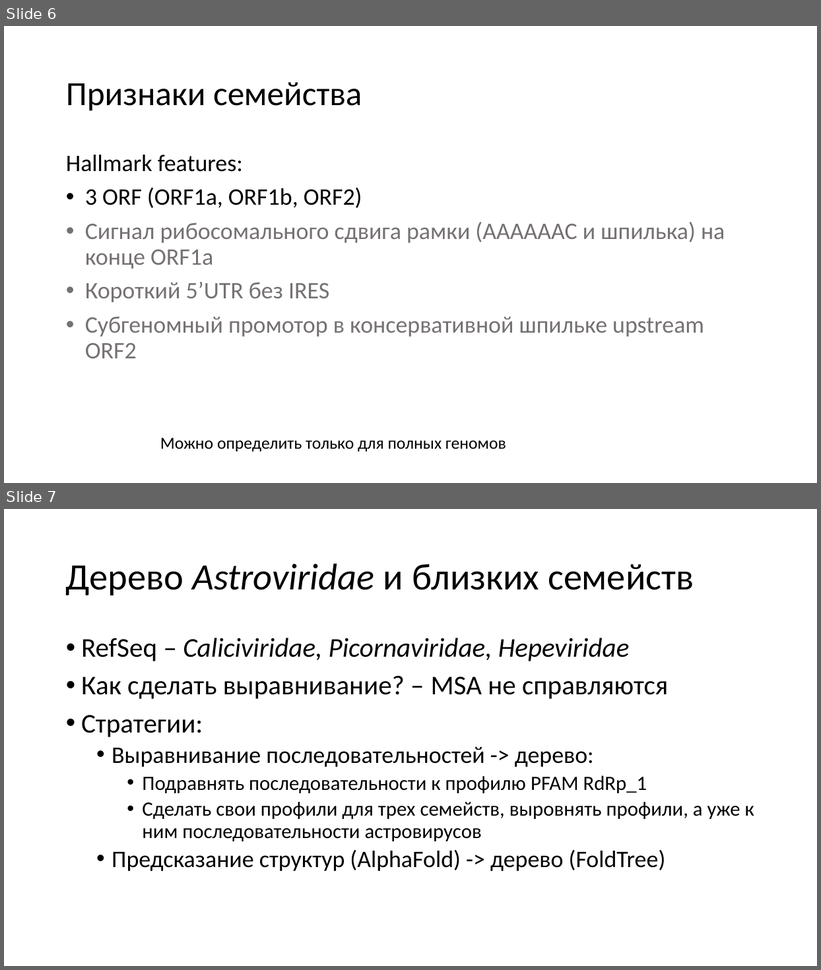
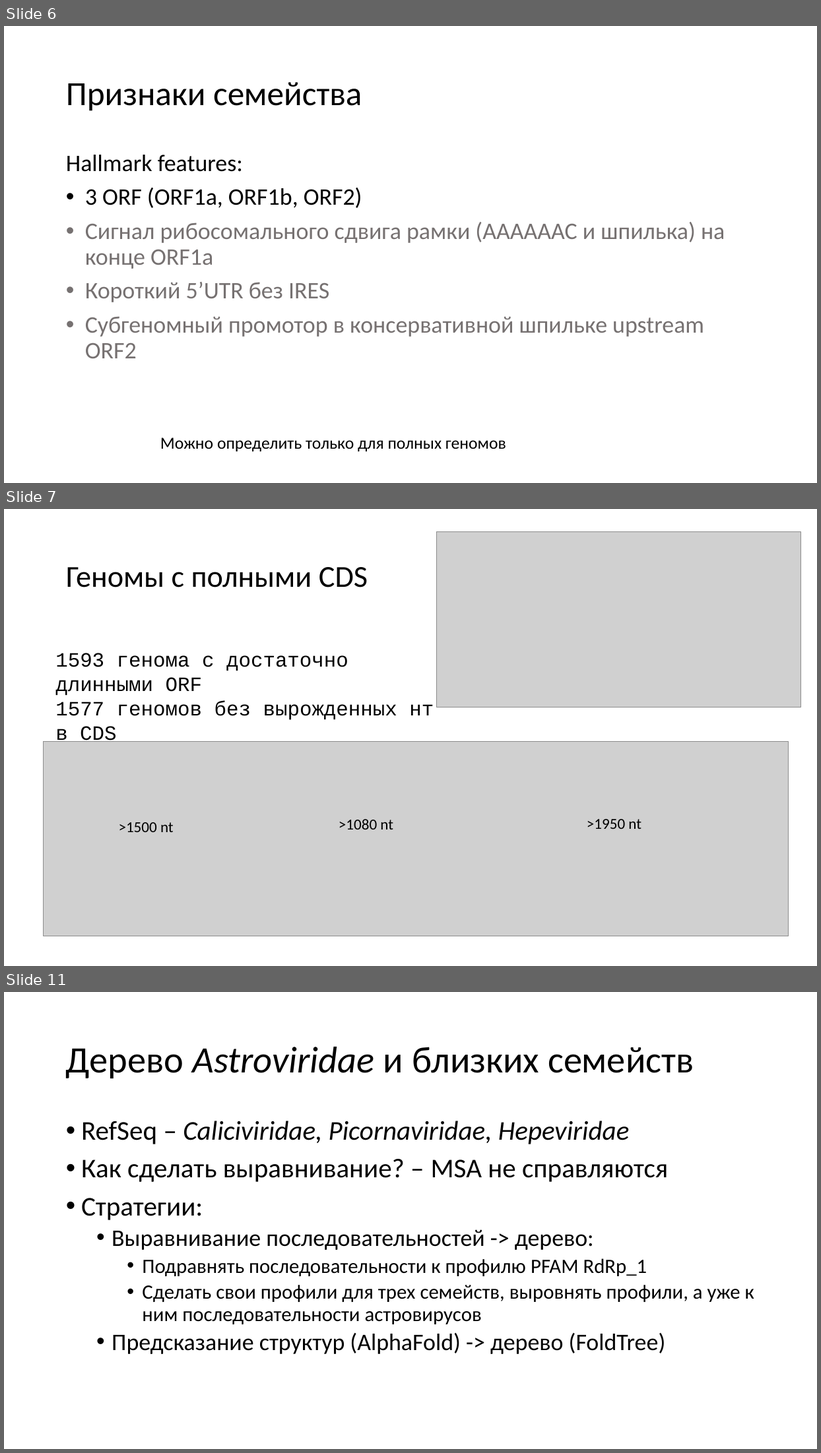
Before and after one commit to v-julia/Astroviridae_analysis, a slide deck: data/presentation/Report.pptx. Shown one above the other, each under a label of ours: slides 6 and 7 before the commit, slides 6, 7 and 11 after it; the slides between them are not shown. The pictures are 821x970 and 821x1453 pixels, drawn with LibreOffice and Linux fonts; fonts in the diff are those of the drawing; grey boxes stand for pictures. Boxes give left, top, right and bottom in pixels: in the first picture for what was removed or moved away, otherwise in the second. Text is boxed around its words. In the diff, an @@ line names an element or a change of style, - is before the commit and + after.

```diff
--- a/data/presentation/Report.pptx
+++ b/data/presentation/Report.pptx
@@ slide 7 added at (4, 509, 817, 966), background #FFFFFF @@
@@ picture added at (436, 531, 801, 707) @@
@@ title added at (66, 567, 368, 588), 36 pt, text #000000 @@
+Геномы с полными CDS
@@ text added at (55, 653, 434, 742), 24 pt, text #000000 @@
+1593 генома с достаточно длинными ORF
+1577 геномов без вырожденных нт в CDS
@@ picture added at (43, 741, 789, 936) @@
@@ text added at (119, 823, 174, 832), 18 pt, text #000000 @@
+>1500 nt
@@ text added at (339, 819, 393, 830), 18 pt, text #000000 @@
+>1080 nt
@@ text added at (587, 819, 642, 829), 18 pt, text #000000 @@
+>1950 nt
@@ what was slide 7 is now slide 11 @@
```
Also in this commit, not shown: 2 slides changed, 3 other slides added, 30 other files.
